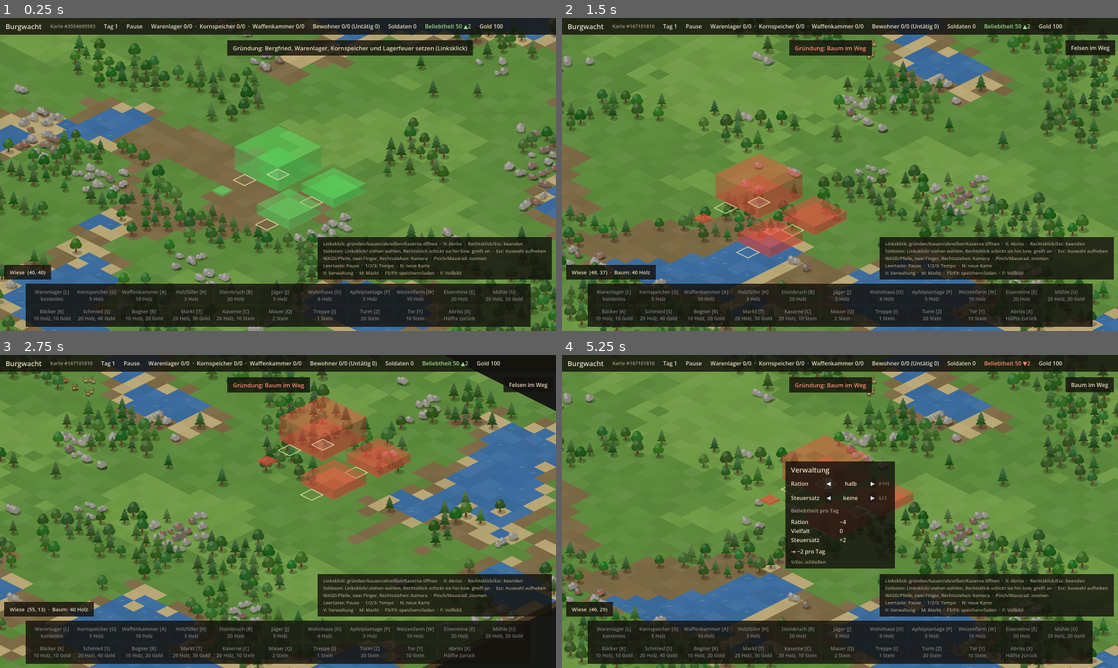
Above: before the commit, frames 1-4 (two rows, left to right).
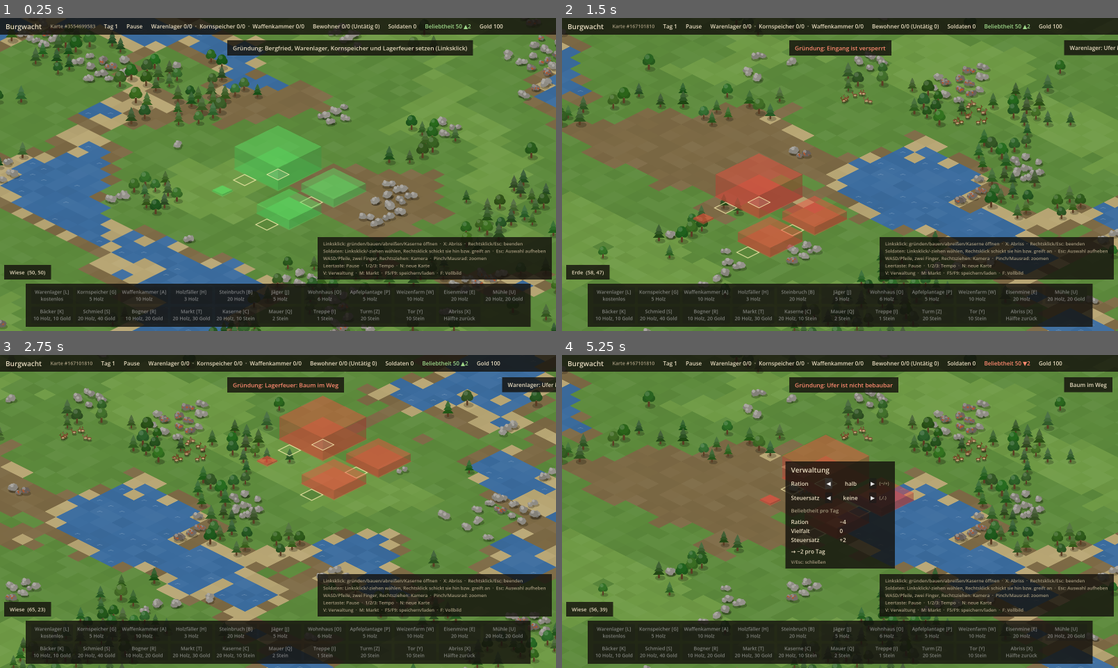
Above: after the commit, the same moments.

Repository: GwydionBr/burgwacht
Game: Godot game, scene res://scenes/main.tscn
Same seed, same stepped clock (60 frames per second), same inputs: the game is played once before the commit and once after it.
Inputs (mouse positions are in pixels of both pictures, inside the frame that each line leads up to):
- Up to frame 1 (0.25 s): no input
- Up to frame 2 (1.5 s): tap Enter at 0.5 s; move the mouse to (962, 158) at 0.52 s; hold D 0.53-1.25 s; tap N at 0.6 s; click (962, 158) at 0.67 s; tap Space at 0.77 s; drag from (728, 190) to (812, 237) at 1.27 s
- Up to frame 3 (2.75 s): tap Space at 2 s; move the mouse to (333, 442) at 2.02 s; hold D from 2.03 s (still down); tap 2 at 2.1 s
- Up to frame 4 (5.25 s): release D at 2.75 s; drag from (812, 574) to (673, 464) at 2.77 s; tap Enter at 3.5 s; move the mouse to (1006, 558) at 3.52 s; hold A 3.53-4.25 s; tap V at 3.6 s; tap Space at 3.77 s; drag from (673, 464) to (756, 433) at 4.27 s; click "◀" at 5 s

The runs differ from the first frame. In frame 1, 42% of the frame differs, in the area x 0-100%, y 5-100%; in frame 2, 43%; in frame 3, 45%, in the area x 0-100%, y 0-100%; in frame 4, 40%.

Commit message:
Weniger Bäume, größere Karte, Baumwachstum vorerst aus
Wachstumschance der Bäume in den Daten auf 0, Wälder im Kartengenerator
lichter (etwa 8 % statt 19 % der Kacheln), freies Spiel 100×100 statt 80×80.
Tests des Wachstums setzen ihre Chance selbst.

Co-Authored-By: Claude Opus 5.5 (1M context) <noreply@anthropic.com>

Diff:
--- a/data/deposits.json
+++ b/data/deposits.json
@@ -1,6 +1,6 @@
 {
   "tree":  { "name": "Baum",           "yields": "wood",  "amount": 40, "walkable": false, "exclusive": true,
-             "spread": { "interval_ticks": 240, "chance": 0.005 } },
+             "spread": { "interval_ticks": 240, "chance": 0.0 } },
   "stone": { "name": "Felsen",         "yields": "stone", "amount": 120, "walkable": false, "exclusive": false },
   "iron":  { "name": "Eisenvorkommen", "yields": "iron",  "amount": 80, "walkable": false, "exclusive": false },
   "game":  { "name": "Wild",           "yields": "meat",  "amount": 6, "walkable": true, "exclusive": true,
--- a/data/scenarios/free_play.json
+++ b/data/scenarios/free_play.json
@@ -1,6 +1,6 @@
 {
   "name": "Freies Spiel",
-  "map": { "width": 80, "height": 80 },
+  "map": { "width": 100, "height": 100 },
   "seed": "random",
   "start_goods": { "wood": 100, "stone": 50, "apples": 40 },
   "start_residents": 8,
--- a/src/core/map_generator.gd
+++ b/src/core/map_generator.gd
@@ -75,9 +75,9 @@
 static func _deposit_for(forest: float, rock: float, rng: RandomNumberGenerator) -> String:
 	if rock > 0.38:
 		return "iron" if rock > 0.5 and rng.randf() < 0.7 else "stone"
-	if forest > 0.1 and rng.randf() < remap(forest, 0.1, 0.5, 0.4, 0.95):
+	if forest > 0.25 and rng.randf() < remap(forest, 0.25, 0.6, 0.35, 0.9):
 		return "tree"
-	if rng.randf() < 0.012:
+	if rng.randf() < 0.006:
 		return "tree"
 	return ""
 
--- a/tests/test_hunting.gd
+++ b/tests/test_hunting.gd
@@ -63,11 +63,8 @@
 	assert_eq(int(game["amount"]), 6, "Menge:")
 	assert_eq(game["walkable"], true, "Begehbar:")
 	assert_eq(game["exclusive"], true, "Exklusiv:")
-	var tree := _spread_def("tree")
 	var spread := _spread_def("game")
-	var tree_rate := float(tree["chance"]) / float(tree["interval_ticks"])
-	var game_rate := float(spread["chance"]) / float(spread["interval_ticks"])
-	assert_true(game_rate < tree_rate, "Wild vermehrt sich langsamer als Bäume")
+	assert_true(float(spread["chance"]) > 0.0, "Wild vermehrt sich")
 
 
 func test_hunter_data() -> void:
--- a/tests/test_save_load.gd
+++ b/tests/test_save_load.gd
@@ -28,9 +28,14 @@
 	var added_loaded: Array[Vector2i] = []
 	original.deposit_added.connect(func(tile: Vector2i) -> void: added_original.append(tile))
 	loaded.deposit_added.connect(func(tile: Vector2i) -> void: added_loaded.append(tile))
+	# Baumwachstum ist in den Spieldaten vorerst aus; hier an, damit der Zufall mitläuft.
+	var spread: Dictionary = GameDefs.get_instance().deposits["tree"]["spread"]
+	var old_chance: float = spread["chance"]
+	spread["chance"] = 0.005
 	for i in ticks_after:
 		original.step()
 		loaded.step()
+	spread["chance"] = old_chance
 	assert_true(original.map.deposits.size() > trees_before, "Es sollten Bäume nachwachsen")
 	assert_eq(added_loaded, added_original, "Nachgewachsene Bäume (gemeldet):")
 	assert_eq(world_snapshot(loaded), world_snapshot(original), "Zustand nach weiteren %d Takten:" % ticks_after)
--- a/tests/test_tree_growth.gd
+++ b/tests/test_tree_growth.gd
@@ -1,5 +1,8 @@
 extends TestCase
-## Simulationstests: Bäume wachsen nach.
+## Simulationstests: Bäume wachsen nach. In den Spieldaten ist das Wachstum
+## vorerst aus (Chance 0); die Tests setzen dafür eine eigene Chance.
+
+const GROWTH_CHANCE := 0.005
 
 
 func _interval() -> int:
@@ -33,20 +36,18 @@
 	return tiles
 
 
-## Läuft N Tage und liefert die per Signal gemeldeten neuen Vorkommen.
+## Läuft N Tage mit GROWTH_CHANCE und liefert die per Signal gemeldeten neuen Vorkommen.
 func _run_days_collecting_added(world: GameWorld, days: int) -> Array[Vector2i]:
 	var added: Array[Vector2i] = []
 	world.deposit_added.connect(func(tile: Vector2i) -> void: added.append(tile))
-	for i in GameWorld.TICKS_PER_DAY * days:
-		world.step()
+	_run_with_chance(world, GameWorld.TICKS_PER_DAY * days, GROWTH_CHANCE)
 	return added
 
 
 func test_trees_grow_over_days() -> void:
 	var world := run_scenario("tiny", 0)
 	var before := _tree_tiles(world).size()
-	for i in GameWorld.TICKS_PER_DAY * 5:
-		world.step()
+	_run_with_chance(world, GameWorld.TICKS_PER_DAY * 5, GROWTH_CHANCE)
 	var after := _tree_tiles(world).size()
 	assert_true(after > before, "Nach 5 Tagen sollten mehr Bäume stehen als %d, sind %d" % [before, after])
 
